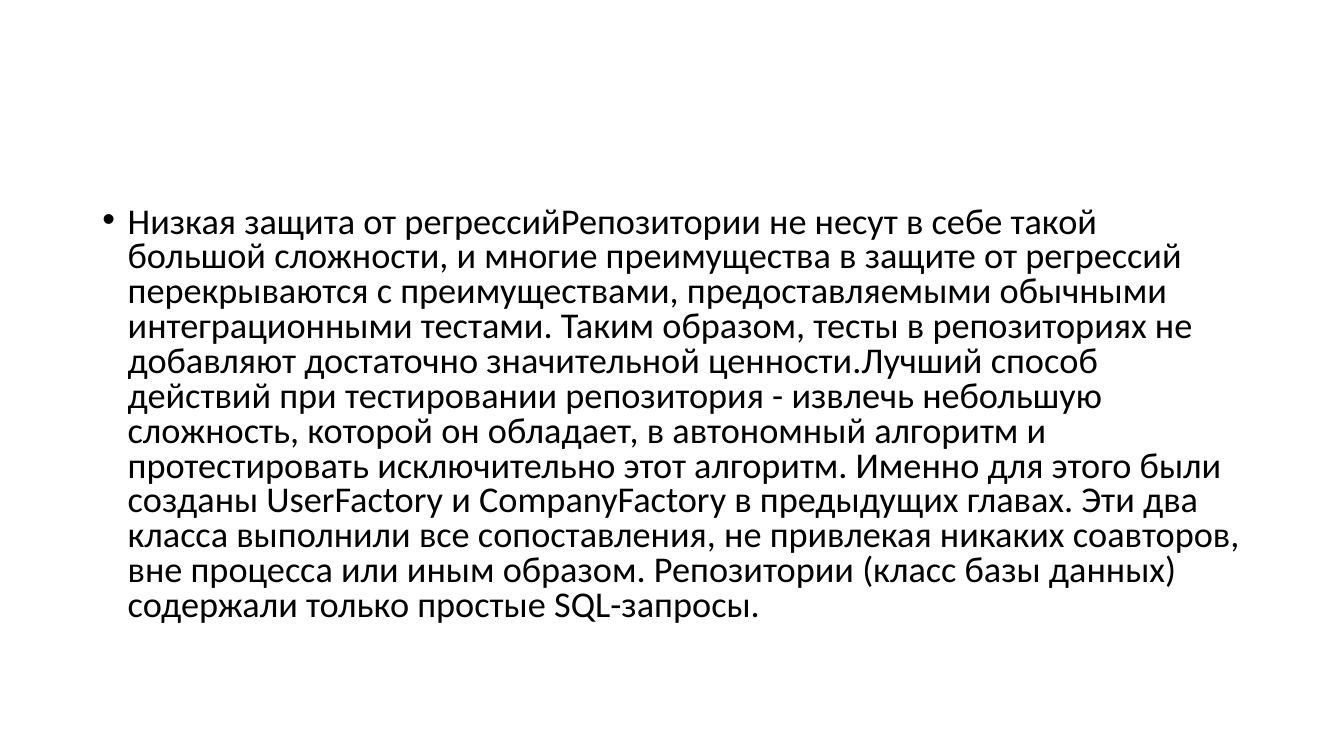
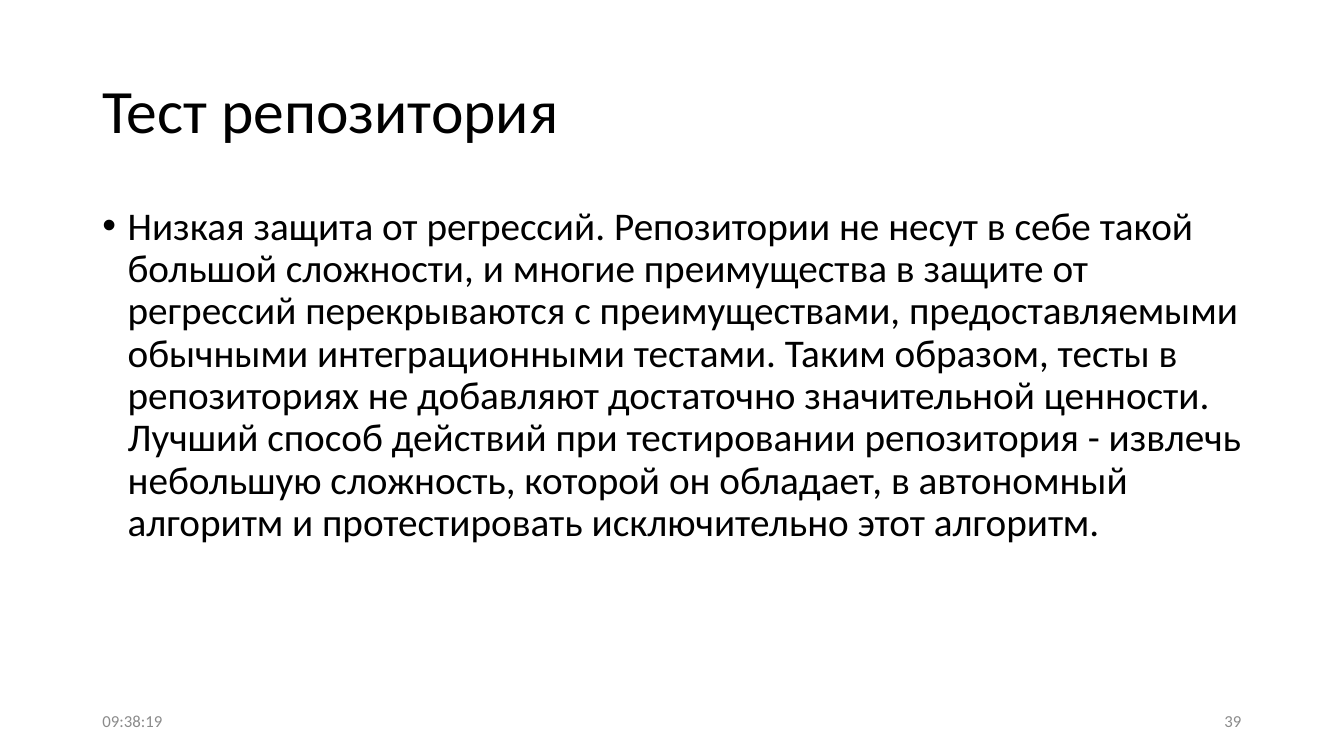
Before and after one commit to Sa1Gur/DbTest.Containers, a slide deck: slide 39 of DbaseTesting.pptx (slide 40 before the commit). Drawn at 1344x756 pixels with LibreOffice and Linux fonts; fonts in the diff are those of the drawing. Boxes give left, top, right and bottom in pixels: in the first picture for what was removed or moved away, otherwise in the second. Text is boxed around its words. In the diff, an @@ line names an element or a change of style, - is before the commit and + after.

```diff
--- a/DbaseTesting.pptx
+++ b/DbaseTesting.pptx
@@ title added at bbox=[102, 93, 558, 143], 44 pt, text #000000 @@
+Тест репозитория
@@ text at bbox=[128, 213, 1241, 543]: text changed; size 25.9 to 28 pt @@
-• Низкая защита от регрессийРепозитории не несут в себе такой большой сложности, и многие преимущества в защите от регрессий перекрываются с преимуществами, предоставляемыми обычными интеграционными тестами. Таким образом, тесты в репозиториях не добавляют достаточно значительной ценности.Лучший способ действий при тестировании репозитория - извлечь небольшую сложность, которой он обладает, в автономный алгоритм и протестировать исключительно этот алгоритм. Именно для этого были созданы UserFactory и CompanyFactory в предыдущих главах. Эти два класса выполнили все сопоставления, не привлекая никаких соавторов, вне процесса или иным образом. Репозитории (класс базы данных) содержали только простые SQL-запросы.
+• Низкая защита от регрессий. Репозитории не несут в себе такой большой сложности, и многие преимущества в защите от регрессий перекрываются с преимуществами, предоставляемыми обычными интеграционными тестами. Таким образом, тесты в репозиториях не добавляют достаточно значительной ценности. Лучший способ действий при тестировании репозитория - извлечь небольшую сложность, которой он обладает, в автономный алгоритм и протестировать исключительно этот алгоритм.
@@ text added at bbox=[102, 715, 162, 727], 12 pt, text #8C8C8C @@
+09:38:19
@@ page number added at bbox=[1224, 716, 1241, 727], 12 pt, text #8C8C8C @@
+39
```
Also in this commit, not shown: 66 other slides changed, 1 slide added, 2 slides removed.
